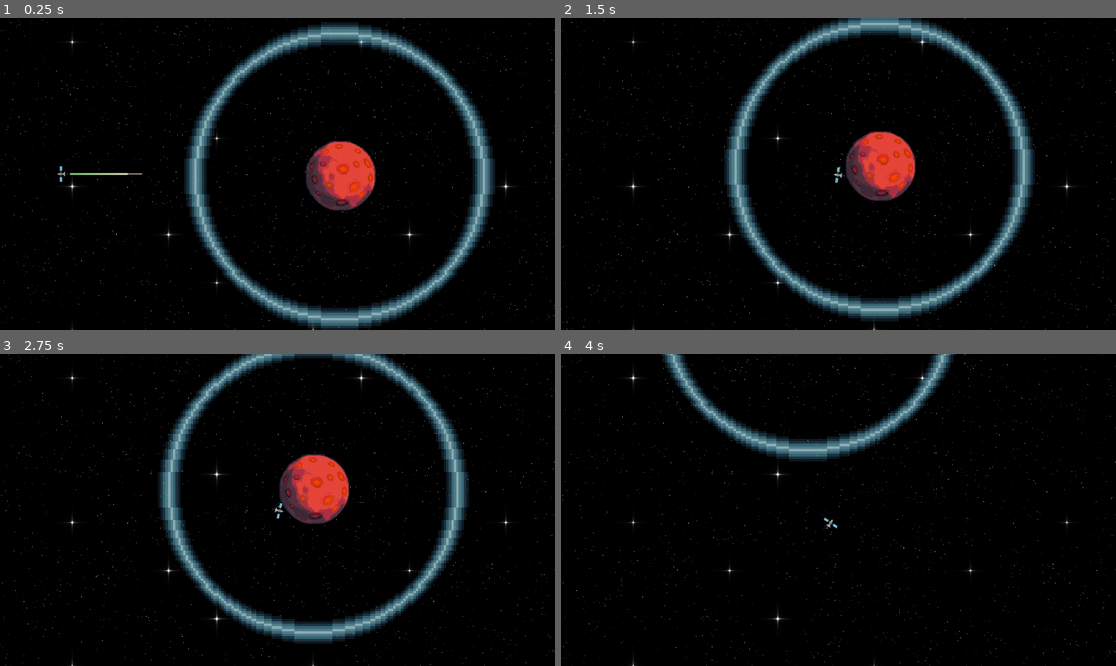
Above: before the commit, frames 1-4 (two rows, left to right).
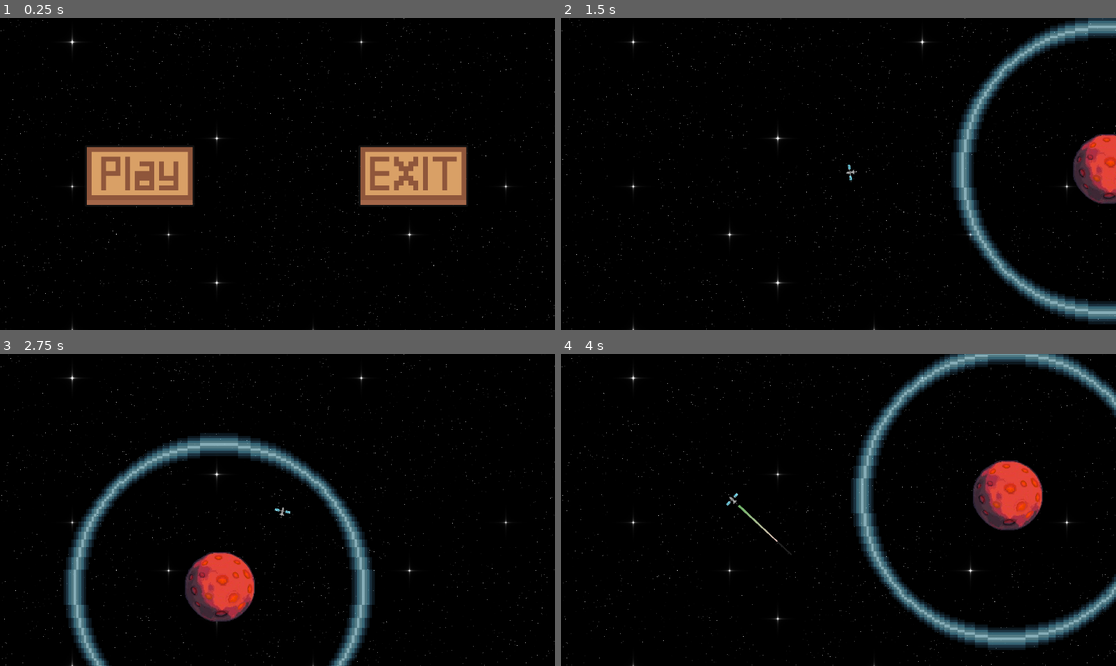
Above: after the commit, the same moments.

Repository: Revarsel/Planet_Loop
Game: Godot game, scene res://Scenes/world.tscn
The game is run twice, just before and just after one commit, with the same random seed, the same clock (stepped at 60 frames per second) and the same inputs.
Inputs (mouse positions are in pixels of both pictures, inside the frame that each line leads up to):
- Up to frame 1 (0.25 s): no input
- Up to frame 2 (1.5 s): click (699, 177) at 0.52 s; tap Enter at 1.25 s; move the mouse to (960, 158) at 1.27 s; tap R at 1.35 s; click (960, 158) at 1.42 s
- Up to frame 3 (2.75 s): move the mouse to (166, 525) at 2.02 s; right-click (166, 525) at 2.1 s; click (166, 525) at 2.17 s; tap R at 2.3 s
- Up to frame 4 (4 s): move the mouse to (894, 441) at 2.77 s; tap R at 2.85, 3.8 s; click (894, 441) at 2.92 s; move the mouse to (810, 572) at 3.52 s; tap F at 3.6 s; click (810, 572) at 3.67 s

The runs differ from the first frame. In frame 1, 19% of the frame differs, in the area x 0-100%, y 0-100%; in frame 2, 19%; in frame 3, 19%; in frame 4, 13%.

Commit message:
Main menu added and some functionality with it

Diff:
--- a/Scenes/Level1.tscn
+++ b/Scenes/Level1.tscn
@@ -6,7 +6,8 @@
 [node name="Level1" type="Node2D"]
 
 [node name="player_pos" type="Marker2D" parent="."]
-position = Vector2(120, 316)
+position = Vector2(228, 328)
 
 [node name="Planet" parent="." instance=ExtResource("4_6ll4n")]
+position = Vector2(795, 318)
 res = ExtResource("5_kylad")
--- a/Scenes/Level4.tscn
+++ b/Scenes/Level4.tscn
@@ -20,3 +20,6 @@
 [node name="Planet4" parent="." instance=ExtResource("4_6lrky")]
 position = Vector2(1785, 440)
 res = ExtResource("5_xgp81")
+
+[node name="player_pos" type="Marker2D" parent="."]
+position = Vector2(311, 30)
--- a/Scenes/Level5.tscn
+++ b/Scenes/Level5.tscn
@@ -20,3 +20,6 @@
 [node name="Planet4" parent="." instance=ExtResource("4_rbgxu")]
 position = Vector2(1432, 288)
 res = ExtResource("5_wik46")
+
+[node name="player_pos" type="Marker2D" parent="."]
+position = Vector2(-302, 293)
--- a/Scenes/Level6.tscn
+++ b/Scenes/Level6.tscn
@@ -26,3 +26,6 @@
 [node name="Planet5" parent="." instance=ExtResource("4_sx15a")]
 position = Vector2(2336, 56)
 res = ExtResource("5_egu6v")
+
+[node name="player_pos" type="Marker2D" parent="."]
+position = Vector2(-497, 352)
--- a/Scenes/MainMenu.tscn
+++ b/Scenes/MainMenu.tscn
@@ -1,36 +1,13 @@
-[gd_scene load_steps=6 format=3 uid="uid://c5brmtrmjh38r"]
+[gd_scene load_steps=4 format=3 uid="uid://c5brmtrmjh38r"]
 
 [ext_resource type="Script" uid="uid://7yprraq7avv3" path="res://Scripts/main_menu.gd" id="1_ghw46"]
 [ext_resource type="Texture2D" uid="uid://lek1bbw8lbit" path="res://Assets/PlayButton-1.png" id="2_8saeu"]
-[ext_resource type="Shader" uid="uid://begufrpx4wpku" path="res://Scripts/world.gdshader" id="2_8um5k"]
 [ext_resource type="Texture2D" uid="uid://bg84qhumc3j6e" path="res://Assets/ExitButton-1.png" id="3_ghw46"]
 
-[sub_resource type="ShaderMaterial" id="ShaderMaterial_fo5ed"]
-shader = ExtResource("2_8um5k")
-shader_parameter/bg_color = Vector4(0, 0, 0, 0)
-
-[node name="World" type="Control"]
+[node name="MainMenu" type="Control"]
 layout_mode = 3
 anchors_preset = 0
 script = ExtResource("1_ghw46")
-
-[node name="ColorRect" type="ColorRect" parent="."]
-material = SubResource("ShaderMaterial_fo5ed")
-custom_minimum_size = Vector2(1200, 700)
-layout_mode = 1
-anchors_preset = 8
-anchor_left = 0.5
-anchor_top = 0.5
-anchor_right = 0.5
-anchor_bottom = 0.5
-offset_left = -600.0
-offset_top = -424.0
-offset_right = 2020.0
-offset_bottom = 1072.0
-grow_horizontal = 2
-grow_vertical = 2
-size_flags_horizontal = 6
-size_flags_vertical = 6
 
 [node name="PLAY" type="Button" parent="."]
 layout_mode = 0
--- a/Scenes/world.tscn
+++ b/Scenes/world.tscn
@@ -1,10 +1,9 @@
-[gd_scene load_steps=7 format=3 uid="uid://bs6raedppu003"]
+[gd_scene load_steps=6 format=3 uid="uid://bs6raedppu003"]
 
 [ext_resource type="Script" uid="uid://b17agoqotreoi" path="res://Scripts/camera_2d.gd" id="1_5a7ea"]
-[ext_resource type="PackedScene" uid="uid://d1v78v08q0431" path="res://Scenes/player.tscn" id="1_a02cp"]
 [ext_resource type="Script" uid="uid://bxq11r7j6prky" path="res://Scripts/world.gd" id="1_fo5ed"]
 [ext_resource type="Shader" uid="uid://begufrpx4wpku" path="res://Scripts/world.gdshader" id="2_8j60k"]
-[ext_resource type="PackedScene" uid="uid://bdukfutd26ug5" path="res://Scenes/Level1.tscn" id="4_8j60k"]
+[ext_resource type="PackedScene" uid="uid://c5brmtrmjh38r" path="res://Scenes/MainMenu.tscn" id="5_fo5ed"]
 
 [sub_resource type="ShaderMaterial" id="ShaderMaterial_fo5ed"]
 shader = ExtResource("2_8j60k")
@@ -34,10 +33,6 @@
 size_flags_horizontal = 6
 size_flags_vertical = 6
 
-[node name="Player" parent="." instance=ExtResource("1_a02cp")]
-position = Vector2(130, 324)
-
 [node name="Level" type="Node2D" parent="."]
 
-[node name="Level1" parent="Level" instance=ExtResource("4_8j60k")]
-position = Vector2(705, 329)
+[node name="MainMenu" parent="." instance=ExtResource("5_fo5ed")]
--- /dev/null
+++ b/Scripts/States.gd
@@ -0,0 +1,7 @@
+extends Node
+
+enum states {
+	MainMenu,Level
+}
+
+var curr_state: states = states.MainMenu
--- a/Scripts/camera_2d.gd
+++ b/Scripts/camera_2d.gd
@@ -7,7 +7,7 @@
 
 var f_pressed: bool = false
 
-var update: bool = false
+var update: bool = true
 
 func _ready() -> void:
 	Signals.player_reset.connect(update_cam)
--- a/Scripts/main_menu.gd
+++ b/Scripts/main_menu.gd
@@ -1,13 +1,31 @@
 extends Control
+
 @onready var PlayPressed: Sprite2D = $PLAY/Sprite2D
 const PlayP = preload("res://Assets/PlayButton-1-Pressed.png")
+const PlayU = preload("res://Assets/PlayButton-1.png")
+
 @onready var ExitPressed: Sprite2D = $EXIT/Sprite2D
 const ExitP = preload("res://Assets/ExitButton-1-Pressed.png")
+const ExitU = preload("res://Assets/ExitButton-1.png")
 
 func _on_play_pressed() -> void:
-	get_tree().change_scene_to_file("res://Scenes/Level1.tscn")
+	PlayPressed.texture = PlayU
+
+	var level: Node2D = load("res://Scenes/Level1.tscn").instantiate()
+
+	var player: Player = load("res://Scenes/player.tscn").instantiate()
+
+	get_node("/root/World/Level").add_child(level)
+	get_node("/root/World").add_child(player)
+	get_node("/root/World").curr_state = States.states.Level
+
+	player.global_position = level.get_node("player_pos").global_position
+
+	queue_free()
+	#get_tree().change_scene_to_file("res://Scenes/Level1.tscn")
 
 func _on_exit_button_up() -> void:
+	ExitPressed.texture = ExitU
 	get_tree().quit()
 
 func _on_play_button_down() -> void:
--- a/Scripts/planet.gd
+++ b/Scripts/planet.gd
@@ -60,12 +60,10 @@
 	calculate = false
 
 func _player_destroyed():
-	print("Player destroyed :c")
 	player_dead = true
 	gravity = gravity_halved
 
 func _player_reset():
-	print("Player reset c:")
 	player_dead = false
 	total_angle = 0
 	gravity = gravity_halved * 2
--- a/Scripts/world.gd
+++ b/Scripts/world.gd
@@ -1,7 +1,14 @@
 extends Node2D
 
 var current_level: = 1
+var curr_level_reset_position: Vector2
 var curr_planets: int
+
+@onready var curr_state: States.states = States.curr_state
+
+var player_dest: bool = false
+
+@onready var camera: Camera2D = $Camera2D
 
 var levels: Array[PackedScene] = [preload("res://Scenes/Level1.tscn"), preload("res://Scenes/Level2.tscn"), preload("res://Scenes/Level3.tscn"), preload("res://Scenes/Level4.tscn"), preload("res://Scenes/Level5.tscn"), preload("res://Scenes/Level6.tscn")]
 
@@ -10,16 +17,37 @@
 
 func _ready() -> void:
 	Signals.player_reset.connect(_player_reset)
+	Signals.player_destroyed.connect(_player_destroyed)
 
 func _process(delta: float) -> void:
 	var planets: Array[Node] = get_tree().get_nodes_in_group("planet")
-	if planets.size() == 0:
+	if planets.size() == 0 and curr_state == States.states.Level:
 		current_level += 1
-		if current_level > 3:
+		if current_level > 6:
 			get_tree().quit()
 		level_node.get_child(0).queue_free()
 		var curr_level = levels[current_level-1].instantiate()
 		level_node.add_child(curr_level)
+		curr_level_reset_position = curr_level.get_node("player_pos").global_position
+		get_tree().get_first_node_in_group("player").global_position = curr_level_reset_position
+		camera.update_cam()
+		# curr_level.get_node("player_pos").global_position
+
+func reset_level():
+	if curr_state == States.states.Level:
+		var curr_level1 = level_node.get_child(0)
+		curr_level_reset_position = curr_level1.get_node("player_pos").global_position
+		level_node.get_child(0).queue_free()
+		var curr_level = levels[current_level-1].instantiate()
+		level_node.add_child(curr_level)
+		get_tree().get_first_node_in_group("player").queue_free()
+		_player_reset()
+		camera.update_cam()
+
+func _input(event: InputEvent) -> void:
+	if event is InputEventKey and event.pressed:
+		if event.keycode == KEY_R and !player_dest:
+			reset_level()
 
 func _player_reset():
 	var level: Marker2D = level_node.get_child(0).get_node("player_pos")
@@ -28,3 +56,7 @@
 	player.global_position = level.global_position
 	player._planet_destroyed()
 	player.rotation = 0
+	player_dest = false
+
+func _player_destroyed():
+	player_dest = true
--- a/project.godot
+++ b/project.godot
@@ -18,6 +18,7 @@
 [autoload]
 
 Signals="*res://Scripts/Signals.gd"
+States="*res://Scripts/States.gd"
 
 [debug]
 
Not shown, added: Scripts/States.gd.uid
